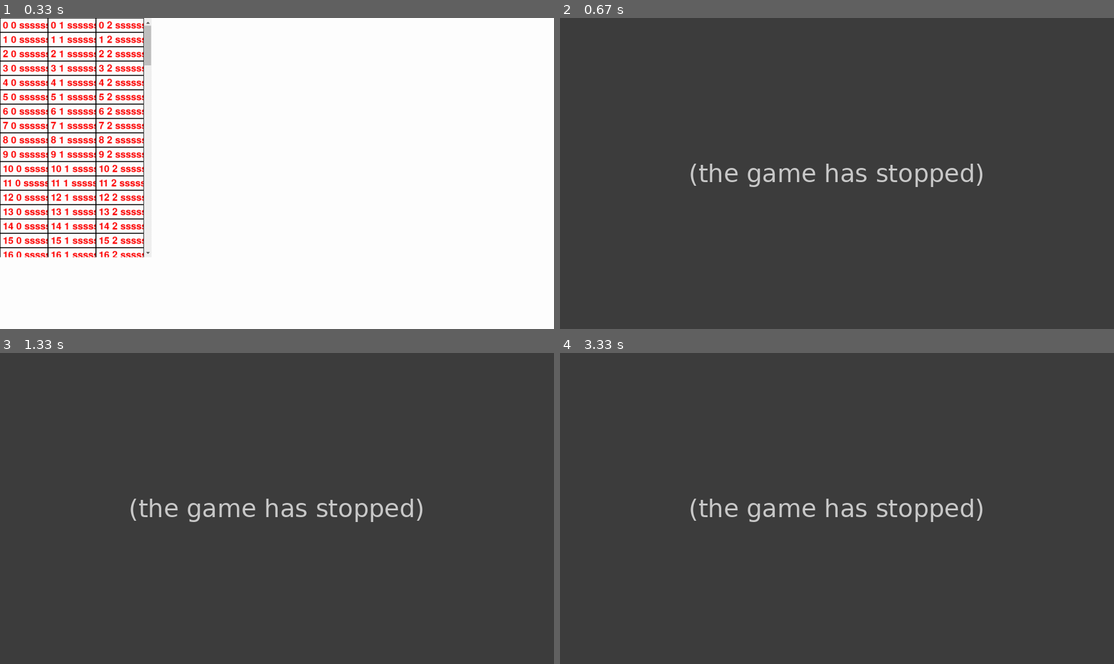
Above: before the commit, frames 1-4 (two rows, left to right).
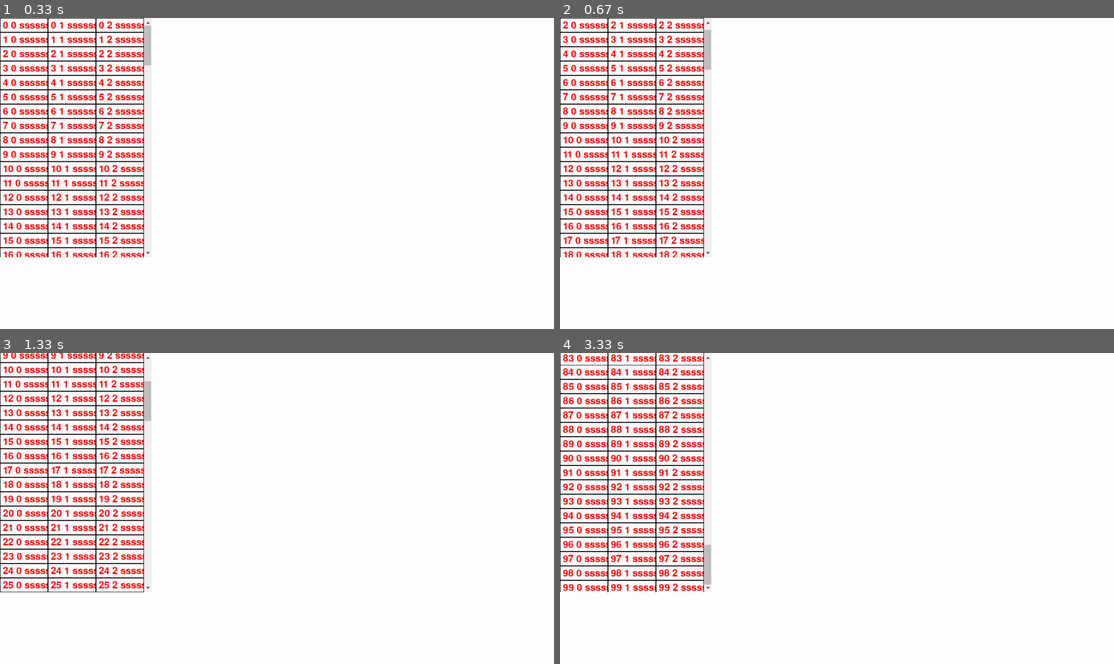
Above: after the commit, the same moments.

Repository: 4e6yPe4eK/PygameTable
Game: pygame game, started from sample.py
Two runs of this game, one before a commit and one after it. Both use one fixed random seed, a clock stepped at 60 frames per second and the inputs below.
Inputs (mouse positions are in pixels of both pictures, inside the frame that each line leads up to):
- Up to frame 1 (0.33 s): no input
- Up to frame 2 (0.67 s): click (709, 254) at 0.38 s
- Up to frame 3 (1.33 s): press the mouse at (149, 356) at 0.7 s; move the mouse to (232, 464) at 0.8 s; release the mouse at (315, 573) at 0.93 s; press the mouse at (149, 589) at 1.03 s; move the mouse to (166, 496) at 1.13 s; release the mouse at (188, 405) at 1.27 s
- Up to frame 4 (3.33 s): press the mouse at (709, 356) at 1.37 s; move the mouse to (748, 455) at 1.47 s; release the mouse at (781, 558) at 1.6 s; press the mouse at (709, 380) at 1.7 s; move the mouse to (670, 440) at 1.8 s; release the mouse at (632, 499) at 1.93 s; press the mouse at (709, 356) at 2.03 s; move the mouse to (848, 486) at 2.13 s; release the mouse at (992, 620) at 2.27 s; press the mouse at (709, 356) at 2.37 s; move the mouse to (842, 418) at 2.47 s; release the mouse at (975, 480) at 2.6 s; press the mouse at (709, 589) at 2.7 s; move the mouse to (798, 527) at 2.8 s; release the mouse at (892, 464) at 2.93 s; press the mouse at (709, 480) at 3.03 s; move the mouse to (720, 520) at 3.13 s; release the mouse at (731, 564) at 3.27 s

Frame 1 is identical in both runs. In frame 2, 99% of the frame differs, in the area x 0-100%, y 0-100%; in frame 3, 99%; in frame 4, 99%.
Error before the commit: NameError: name 'event' is not defined (table.py line 115); the game stopped at 0.38 s (later frames are placeholders)

Commit message:
Table's error detected

Diff:
--- a/table.py
+++ b/table.py
@@ -112,11 +112,11 @@
 
     def scroll(self, ev: pygame.event.Event):
         if ev.type == pygame.MOUSEBUTTONDOWN:
-            if self.scroll_arrow_up.rect.collidepoint(event.pos):
+            if self.scroll_arrow_up.rect.collidepoint(ev.pos):
                 self.is_down = True
-            if self.scroll_arrow_down.rect.collidepoint(event.pos):
+            if self.scroll_arrow_down.rect.collidepoint(ev.pos):
                 self.is_up = True
-            if self.scroll_box.rect.collidepoint(event.pos):
+            if self.scroll_box.rect.collidepoint(ev.pos):
                 self.is_scroll = True
                 self.scroll_y = ev.pos[1]
         if ev.type == pygame.MOUSEMOTION and self.is_scroll:
